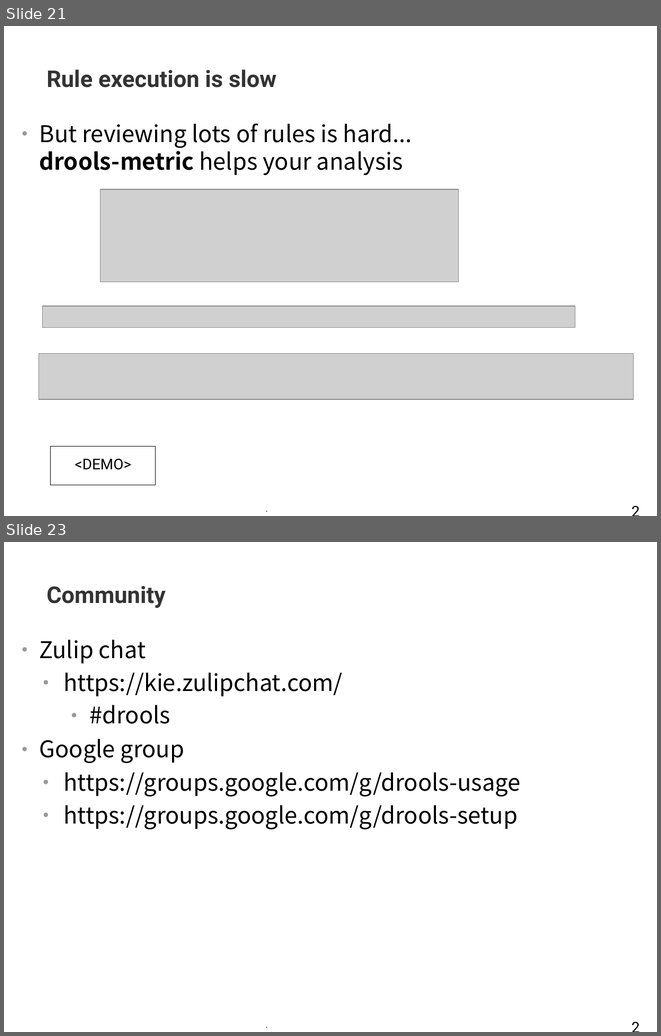
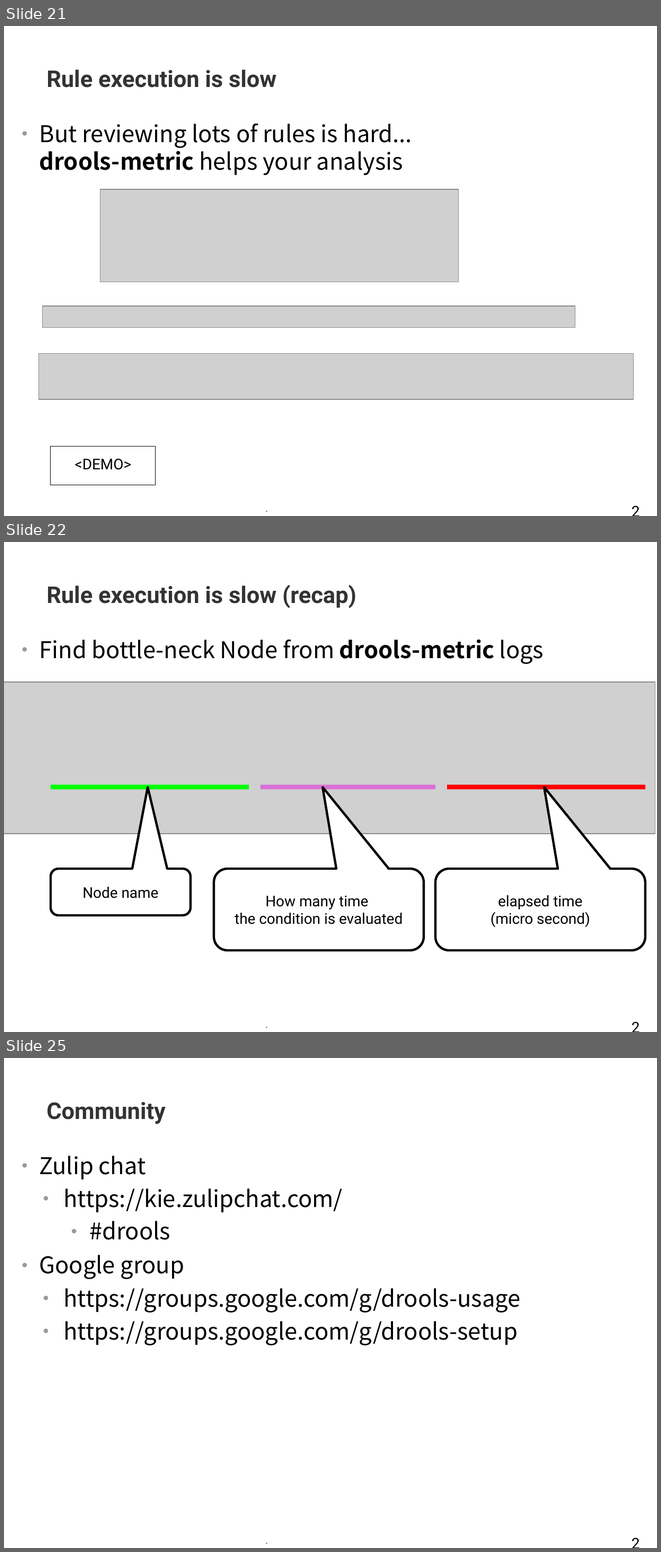
Before and after one commit to tkobayas/kie-live, a slide deck: 2021_Drools_trouble_shooting.odp. Shown one above the other, each under a label of ours: slides 21 and 23 before the commit, slides 21, 22 and 25 after it; the slides between them are not shown. The pictures are 661x1036 and 661x1552 pixels, drawn with LibreOffice and Linux fonts; fonts in the diff are those of the drawing; grey boxes stand for pictures; background and template pictures are left out. Boxes give left, top, right and bottom in pixels: in the first picture for what was removed or moved away, otherwise in the second. Text is boxed around its words. In the diff, an @@ line names an element or a change of style, - is before the commit and + after.

```diff
--- a/2021_Drools_trouble_shooting.odp
+++ b/2021_Drools_trouble_shooting.odp
@@ slide 22 added at <box>4,542,657,1032</box>, background #FFFFFF; not listed: 2 template elements that a slide beside it also shows @@
@@ title added at <box>46,585,356,608</box>, 28 pt, text #333333, bold @@
+Rule execution is slow (recap)
@@ text added at <box>40,639,544,664</box>, 28 pt, text #000000 @@
+● Find bottle-neck Node from drools-metric logs
@@ picture added at <box>4,682,655,834</box> @@
@@ line added from (51, 787) to (249, 787), #00FF00 5.67 pt @@
@@ line added from (261, 787) to (435, 787), #DA70D6 5.67 pt @@
@@ line added from (447, 787) to (646, 787), #FF0000 5.67 pt @@
@@ rounded speech box added at <box>51,868,191,915</box>, fill #FFFFFF, outline #000000 2.83 pt, 18 pt, text #000000 @@
+Node name
@@ rounded speech box added at <box>214,868,424,950</box>, fill #FFFFFF, outline #000000 2.83 pt, 18 pt, text #000000 @@
+How many time
+the condition is evaluated
@@ rounded speech box added at <box>435,868,645,950</box>, fill #FFFFFF, outline #000000 2.83 pt, 18 pt, text #000000 @@
+elapsed time
+(micro second)
@@ what was slide 23 is now slide 25 @@
```
Also in this commit, not shown: 2 slides changed, 1 other slide added, 6 other files.
